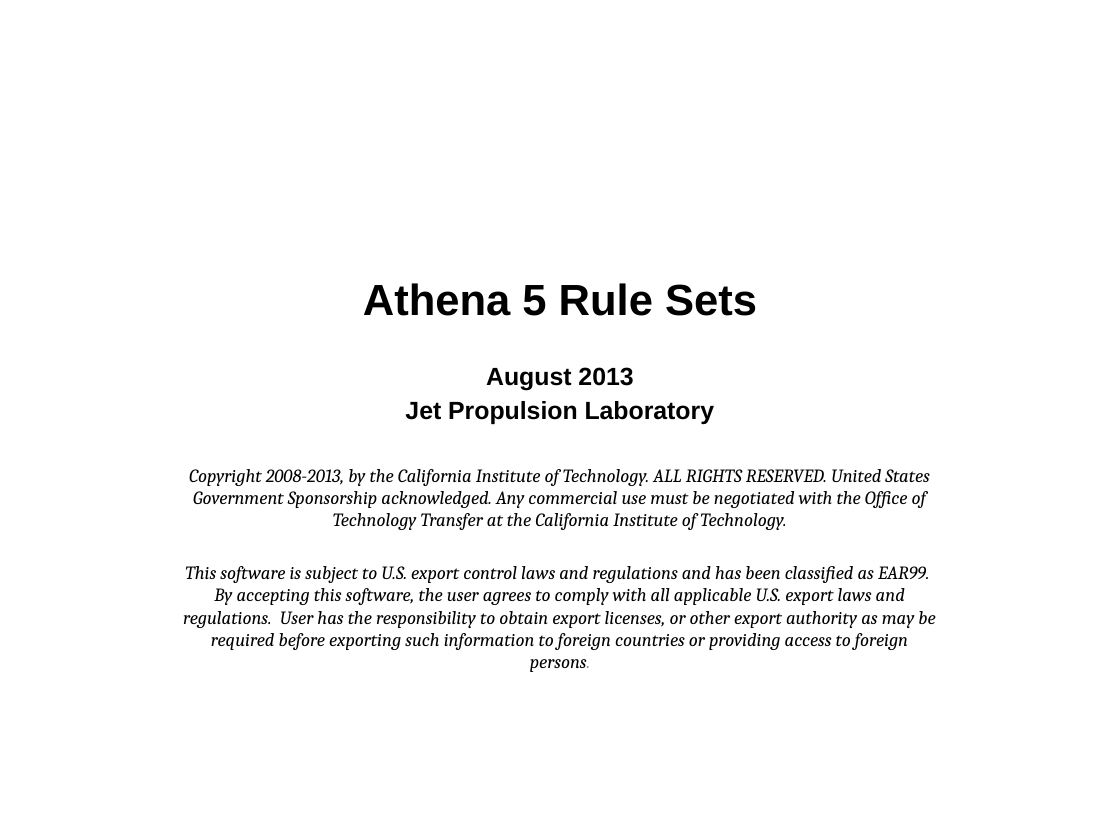
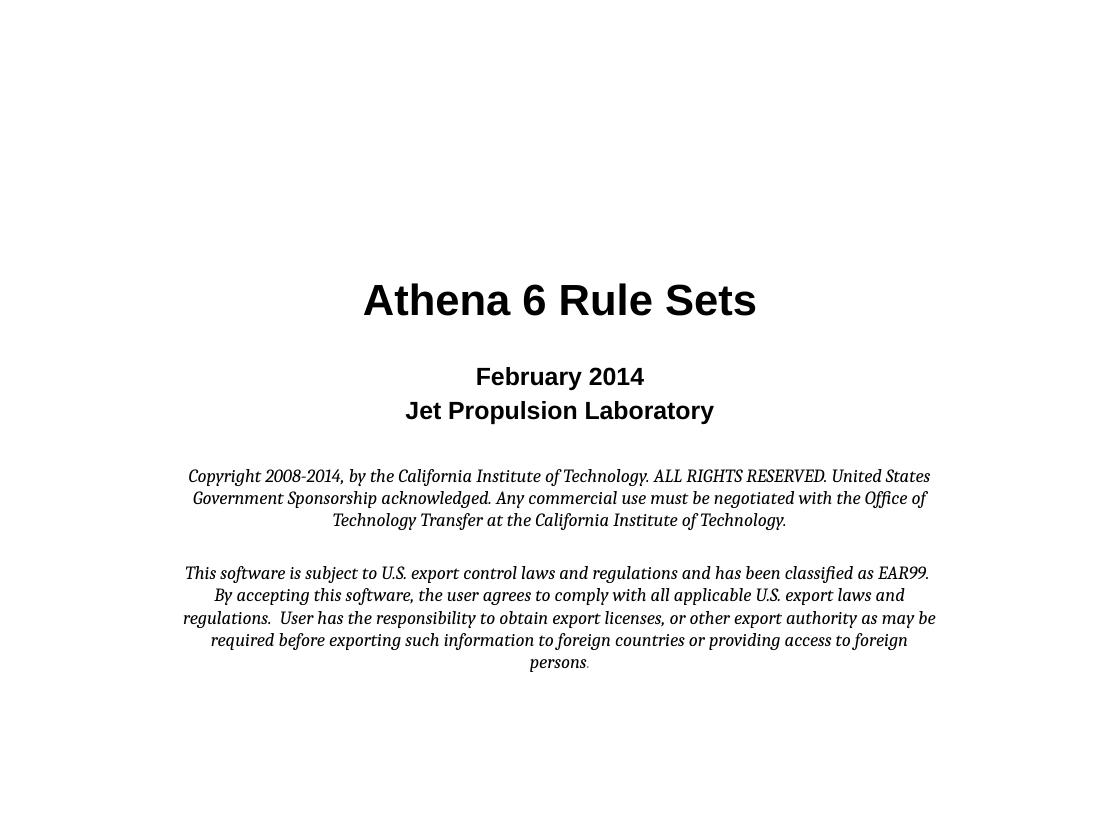
Before and after one commit to AthenaModel/athena-legacy, a slide deck: slide 1 of docs/dev/rules.pptx. Drawn at 1120x840 pixels with LibreOffice and Linux fonts; fonts in the diff are those of the drawing. Boxes give left, top, right and bottom in pixels: in the first picture for what was removed or moved away, otherwise in the second. Text is boxed around its words. In the diff, an @@ line names an element or a change of style, - is before the commit and + after.

Commit message:
Updated rules.pptx to Athena 6

```diff
--- a/docs/dev/rules.pptx
+++ b/docs/dev/rules.pptx
@@ title at [363,283,757,316]: text changed @@
-Athena 5 Rule Sets
+Athena 6 Rule Sets
@@ subtitle at [476,367,644,390]: text changed @@
-August 2013
+February 2014
@@ subtitle at [189,469,930,530]: text changed @@
-Copyright 2008-2013, by the California Institute of Technology. ALL RIGHTS RESERVED. United States Government Sponsorship acknowledged. Any commercial use must be negotiated with the Office of Technology Transfer at the California Institute of Technology.
+Copyright 2008-2014, by the California Institute of Technology. ALL RIGHTS RESERVED. United States Government Sponsorship acknowledged. Any commercial use must be negotiated with the Office of Technology Transfer at the California Institute of Technology.
```
Also in this commit, not shown: 82 other slides changed.
